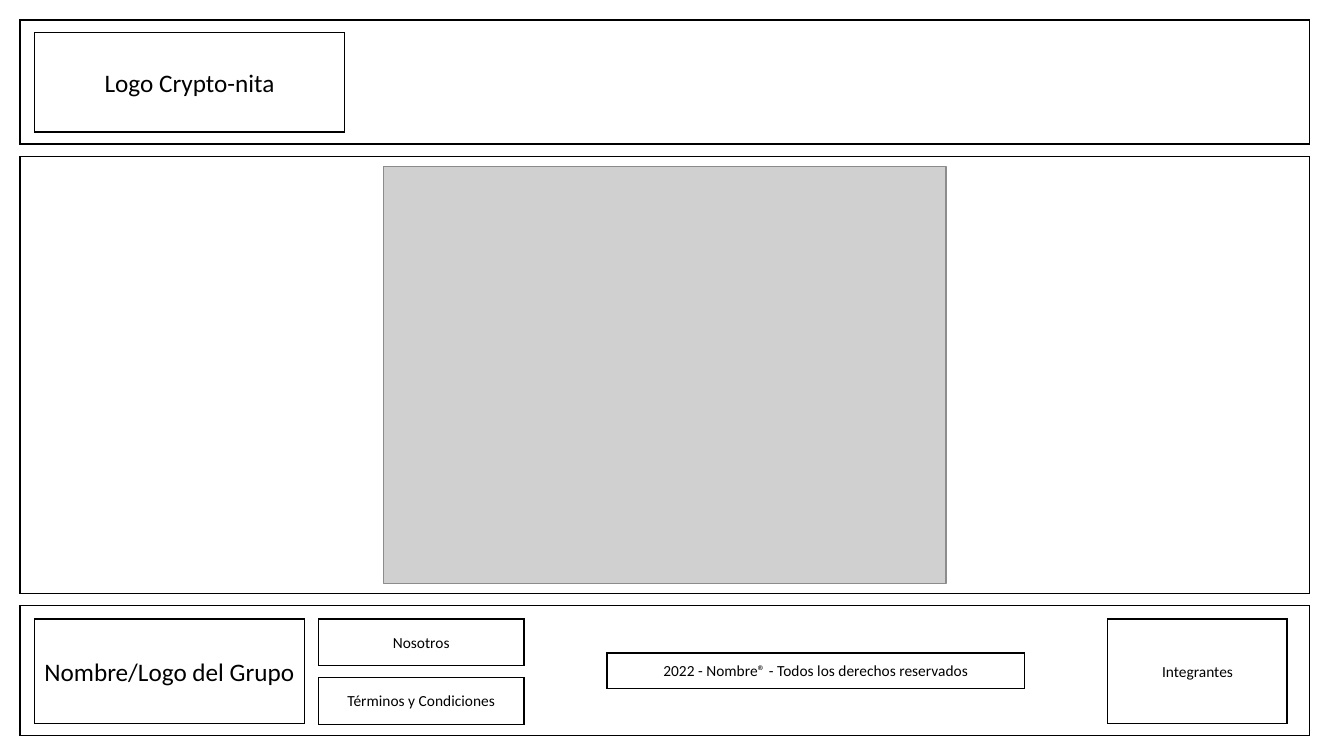
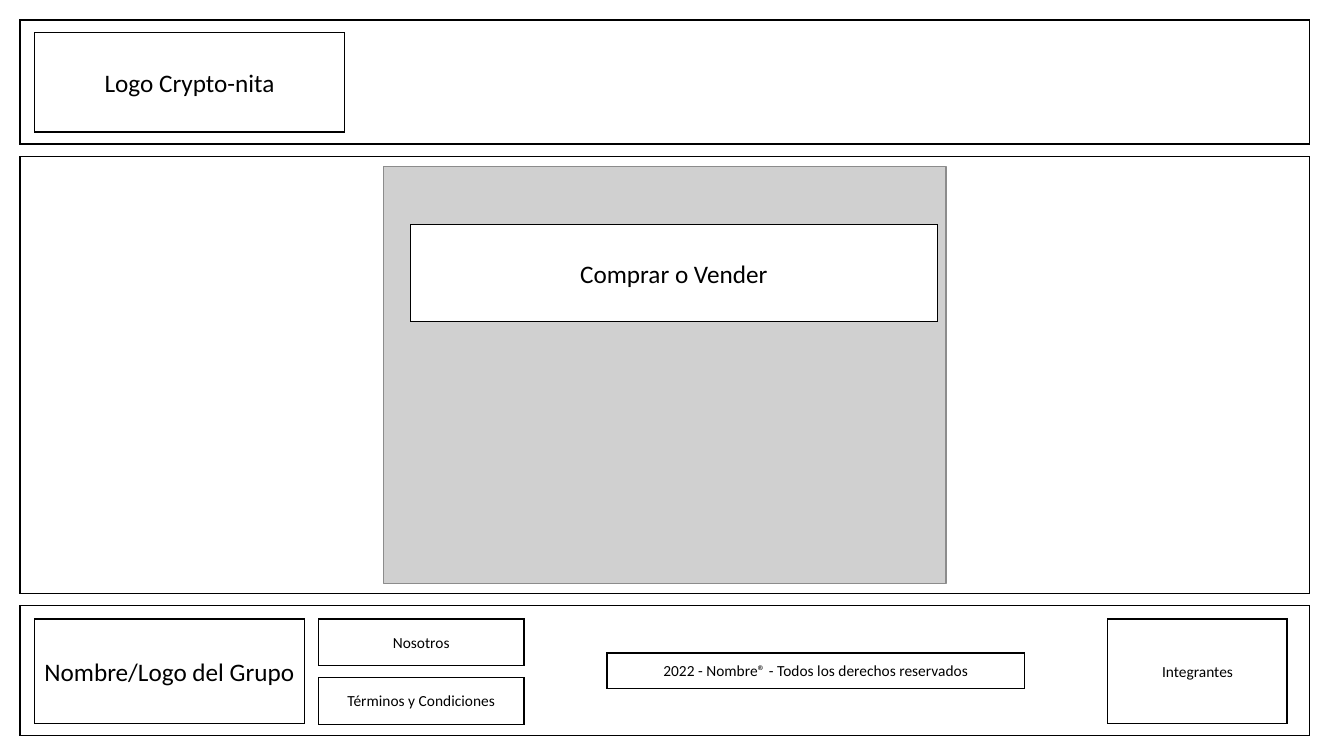
Before and after one commit to DogeFox071101/Crypto-nita_2022-0_Grupo3, a slide deck: slide 7 of Sketches/FirstSketch.pptx. Drawn at 1344x756 pixels with LibreOffice and Linux fonts; fonts in the diff are those of the drawing; grey boxes stand for pictures. Boxes give left, top, right and bottom in pixels: in the first picture for what was removed or moved away, otherwise in the second. Text is boxed around its words. In the diff, an @@ line names an element or a change of style, - is before the commit and + after.

```diff
--- a/Sketches/FirstSketch.pptx
+++ b/Sketches/FirstSketch.pptx
@@ rectangle added at (x1=410, y1=225, x2=938, y2=322), fill #FFFFFF, outline #000000 1 pt, 18 pt, text #000000 @@
+Comprar o Vender
```
Also in this commit, not shown: 1 slide added, 7 other files.
